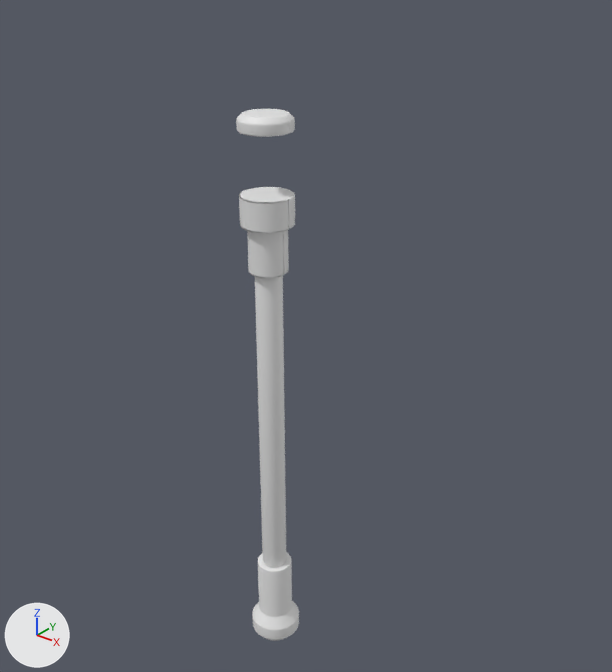
Before and after pictures for a commit that changed the Blender file Section1/Hammer.blend.
Rendered twice from a 50 mm camera at (0.54, -0.613, 0.457) aimed at (0.014, 0.043, 0.05). Lighting does not change. The marker at lower left points along +X, +Y and +Z.
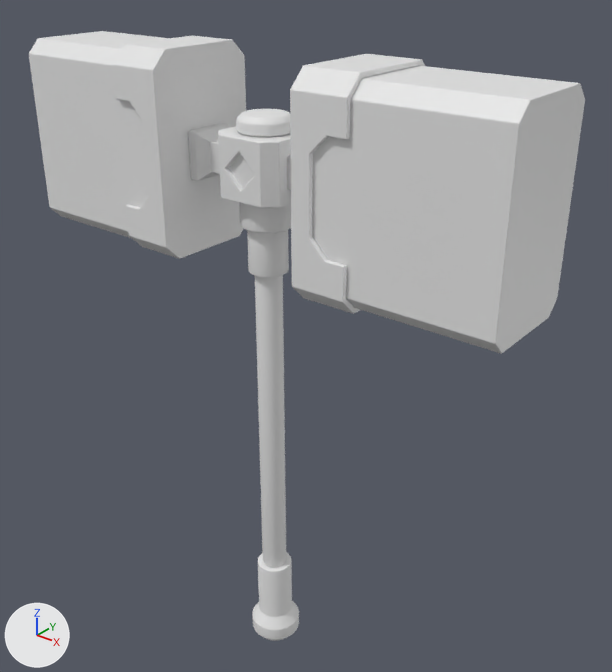
Pixel boxes (x1, y1, x2, y2) of what changed, in the pictures (612 x 672 px):
'Cube.001', added: after (29, 31, 585, 354)
'Cube.003', added: after (113, 36, 425, 314)
'Cube', added: after (218, 126, 291, 208)
'Cube.002', added: after (188, 123, 291, 190)

What changed in the scene script:
```text
Add me_cube_005:
    me_cube_005.from_pydata(...)  # 44 vertices, 29 faces; spans x 0.087..0.141, y -0.058..0.058, z 0.149..0.347
    me_cube_005.polygons.foreach_set('use_smooth', [True] * 29)
Add me_cube_004:
    me_cube_004.from_pydata(...)  # 40 vertices, 34 faces; spans x 0.087..0.284, y -0.058..0.058, z 0.149..0.347
    me_cube_004.polygons.foreach_set('use_smooth', [True] * 34)
Add me_cube_003:
    me_cube_003.from_pydata(...)  # 16 vertices, 14 faces; spans x 0.038..0.0815, y -0.0245..0.0249, z 0.2233..0.2727
    me_cube_003.polygons.foreach_set('use_smooth', [True] * 14)
Add me_cube_001:
    me_cube_001.from_pydata(...)  # 36 vertices, 22 faces; spans x -0.0384..0.0384, y -0.0384..0.0384, z 0.2175..0.2793
Add ob_cube_003:
    ob_cube_003 = bpy.data.objects.new('Cube.003', me_cube_005)
    ob_cube_003.location = (0.0, 0.0, 0.0)
    _m = ob_cube_003.modifiers.new('Solidify', 'SOLIDIFY')
    _m.thickness = -0.005
    _m.use_even_offset = True
    _m = ob_cube_003.modifiers.new('Bevel', 'BEVEL')
    _m.width = 0.001
    _m.width_pct = 0.001
    _m.segments = 4
    _m.harden_normals = True
    _m = ob_cube_003.modifiers.new('Mirror', 'MIRROR')
Add ob_cube_001:
    ob_cube_001 = bpy.data.objects.new('Cube.001', me_cube_004)
    ob_cube_001.location = (0.0, 0.0, 0.0)
    _m = ob_cube_001.modifiers.new('Bevel', 'BEVEL')
    _m.width = 0.001
    _m.width_pct = 0.001
    _m.segments = 4
    _m.harden_normals = True
    _m = ob_cube_001.modifiers.new('Mirror', 'MIRROR')
Add ob_cube_002:
    ob_cube_002 = bpy.data.objects.new('Cube.002', me_cube_003)
    ob_cube_002.location = (0.0, 0.0, 0.0)
    _m = ob_cube_002.modifiers.new('Bevel', 'BEVEL')
    _m.width = 0.001
    _m.width_pct = 0.001
    _m.segments = 4
    _m.harden_normals = True
    _m = ob_cube_002.modifiers.new('Mirror', 'MIRROR')
Add ob_cube:
    ob_cube = bpy.data.objects.new('Cube', me_cube_001)
    ob_cube.location = (0.0, 0.0, 0.0)
    _m = ob_cube.modifiers.new('Bevel', 'BEVEL')
    _m.width = 0.001
    _m.width_pct = 0.001
    _m.segments = 4
    _m.harden_normals = True
```
